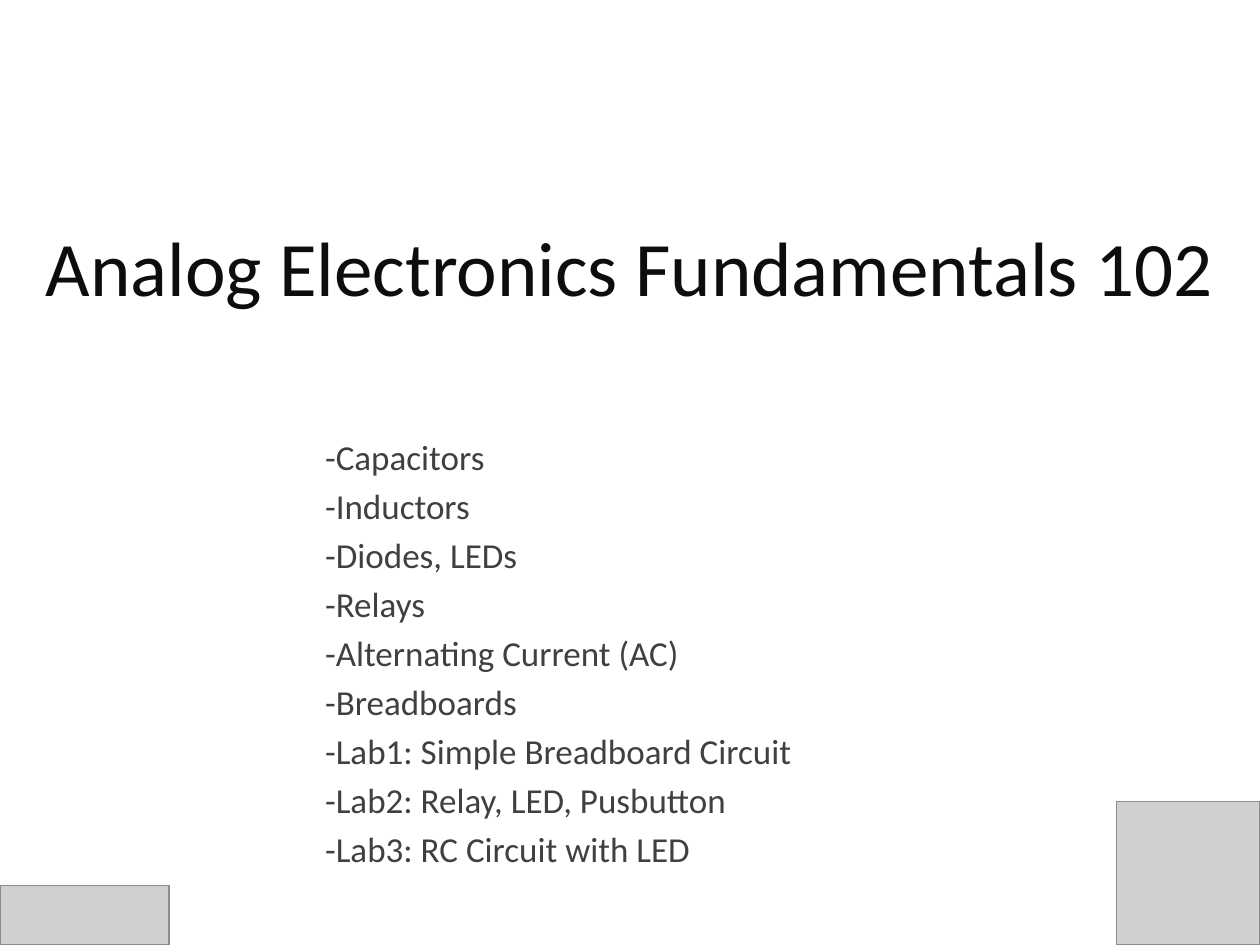
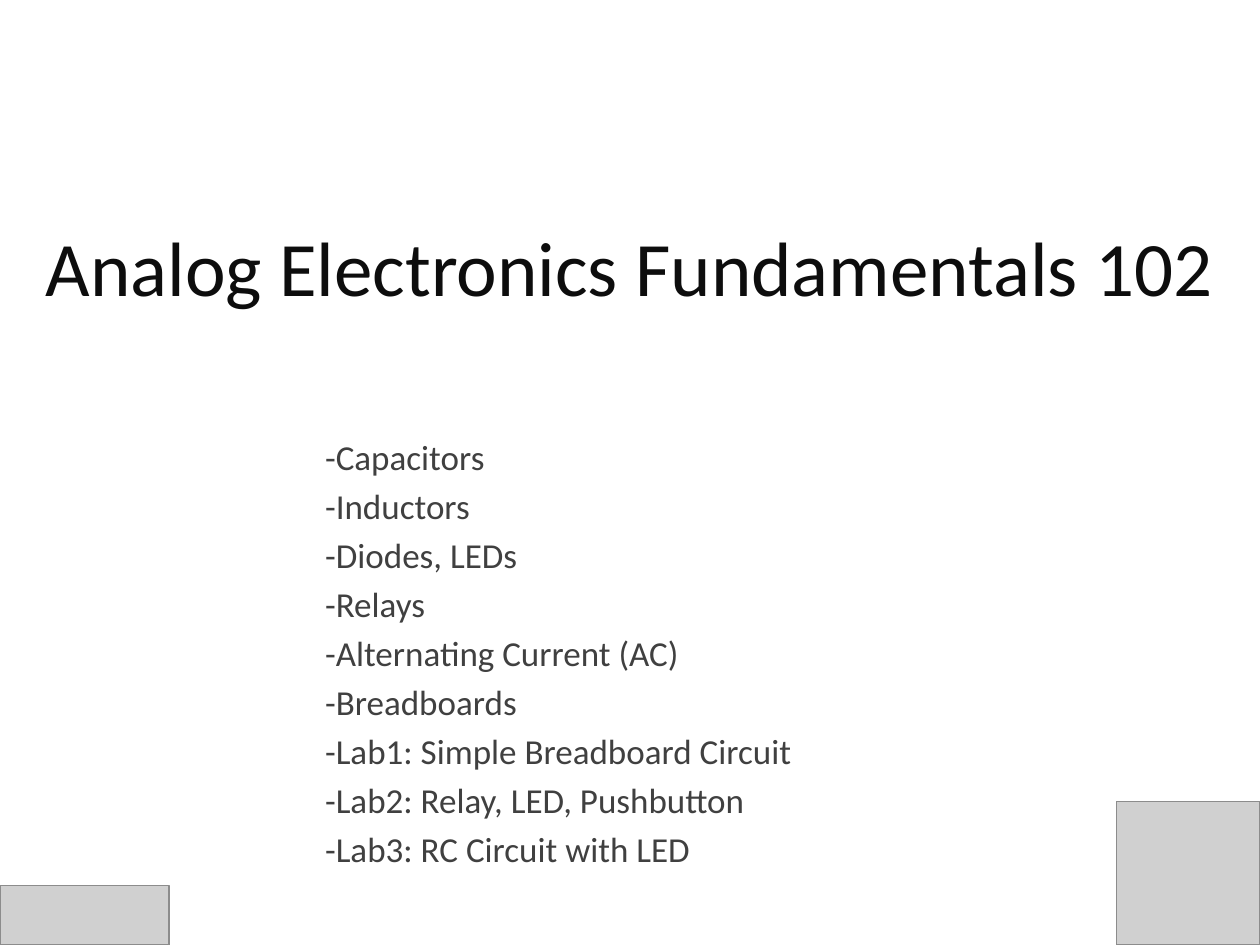
Before and after one commit to HubCityLabs/electronics-workshops-lectures, a slide deck: slide 1 of 100 - Analog Electronics Fundamentals/Analog Electronics Fundamentals 102.pptx. Drawn at 1260x945 pixels with LibreOffice and Linux fonts; fonts in the diff are those of the drawing; grey boxes stand for pictures. Boxes give left, top, right and bottom in pixels: in the first picture for what was removed or moved away, otherwise in the second. Text is boxed around its words. In the diff, an @@ line names an element or a change of style, - is before the commit and + after.

```diff
--- a/100 - Analog Electronics Fundamentals/Analog Electronics Fundamentals 102.pptx
+++ b/100 - Analog Electronics Fundamentals/Analog Electronics Fundamentals 102.pptx
@@ subtitle at (325, 788, 744, 819): text changed @@
--Lab2: Relay, LED, Pusbutton
+-Lab2: Relay, LED, Pushbutton
```
Also in this commit, not shown: 2 other slides changed.
